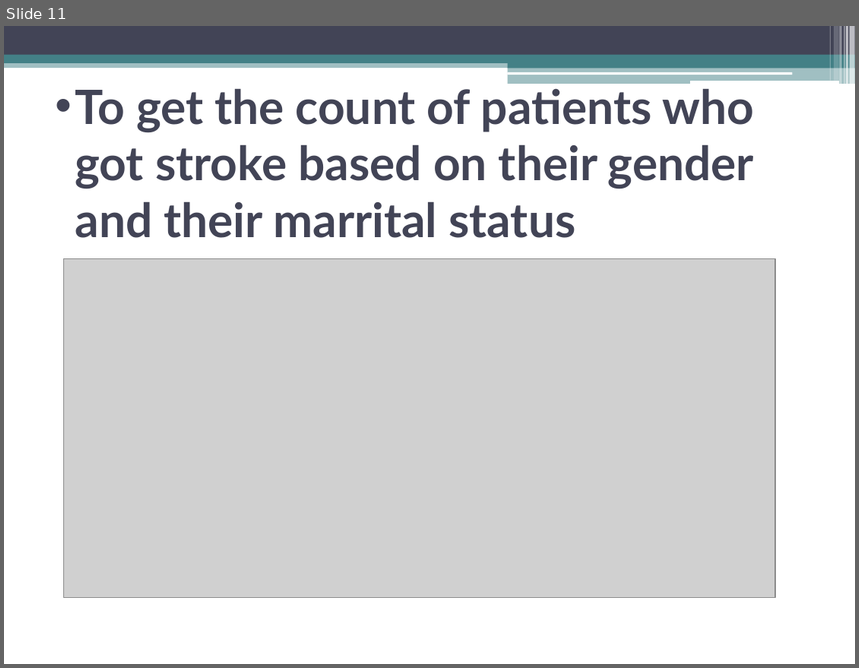
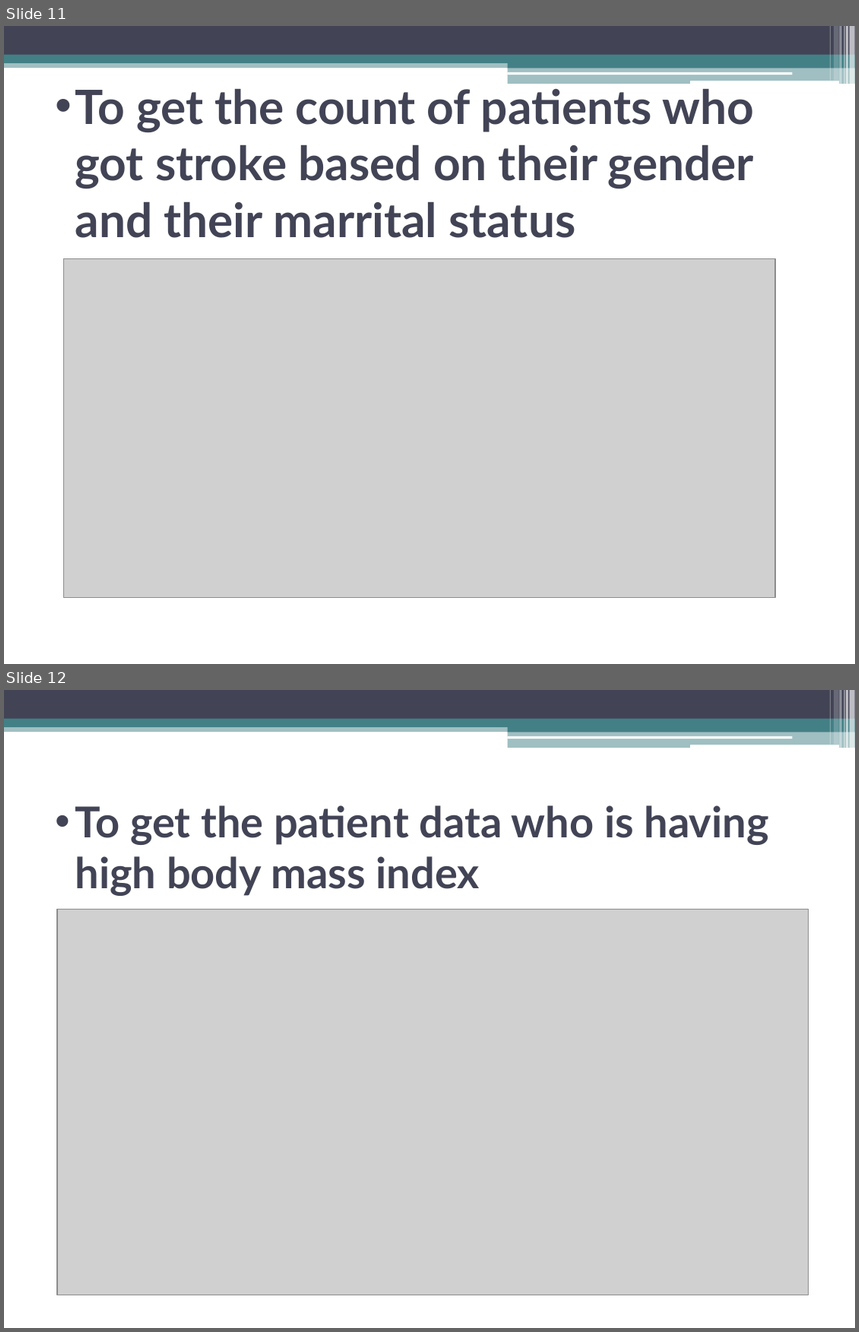
Before and after one commit to chaithragudimalla/Project1, a slide deck: project1.pptx. Shown one above the other, each under a label of ours: slide 11 before the commit, slides 11 and 12 after it. The pictures are 859x668 and 859x1332 pixels, drawn with LibreOffice and Linux fonts; fonts in the diff are those of the drawing; grey boxes stand for pictures. Boxes give left, top, right and bottom in pixels: in the first picture for what was removed or moved away, otherwise in the second. Text is boxed around its words. In the diff, an @@ line names an element or a change of style, - is before the commit and + after.

```diff
--- a/project1.pptx
+++ b/project1.pptx
@@ slide 12 added at (x1=4, y1=690, x2=855, y2=1328), background #FFFFFF; not listed: 13 template elements that a slide beside it also shows @@
@@ title added at (x1=75, y1=806, x2=769, y2=896), 36 pt, text #424456, bold @@
+• To get the patient data who is having high body mass index
@@ picture added at (x1=56, y1=910, x2=808, y2=1295) @@
```
Also in this commit, not shown: 8 slides changed, 1 other slide added.
